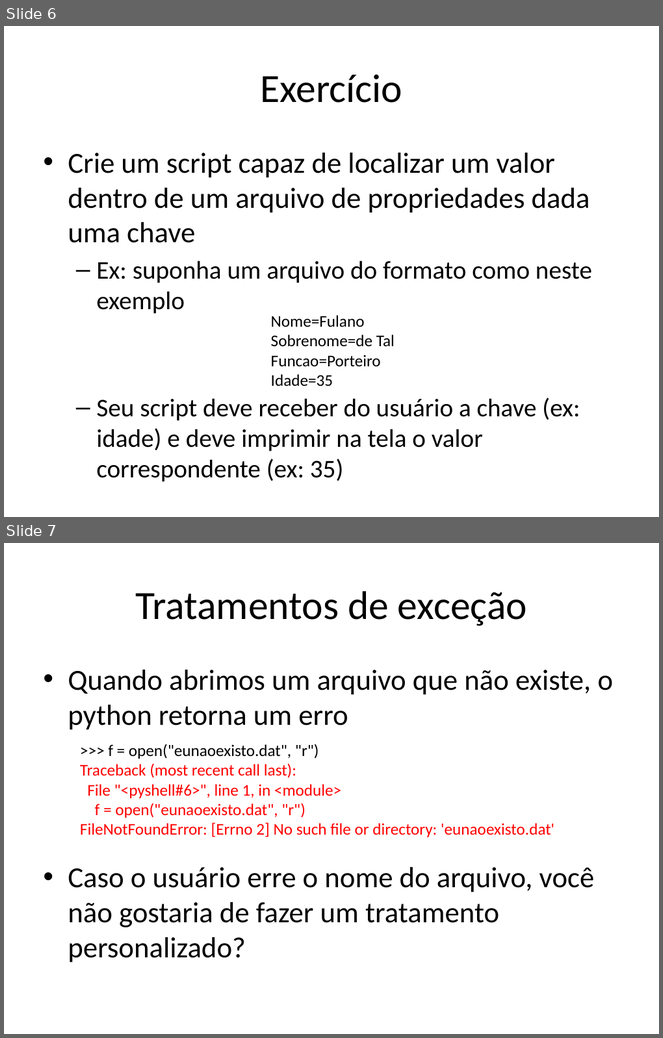
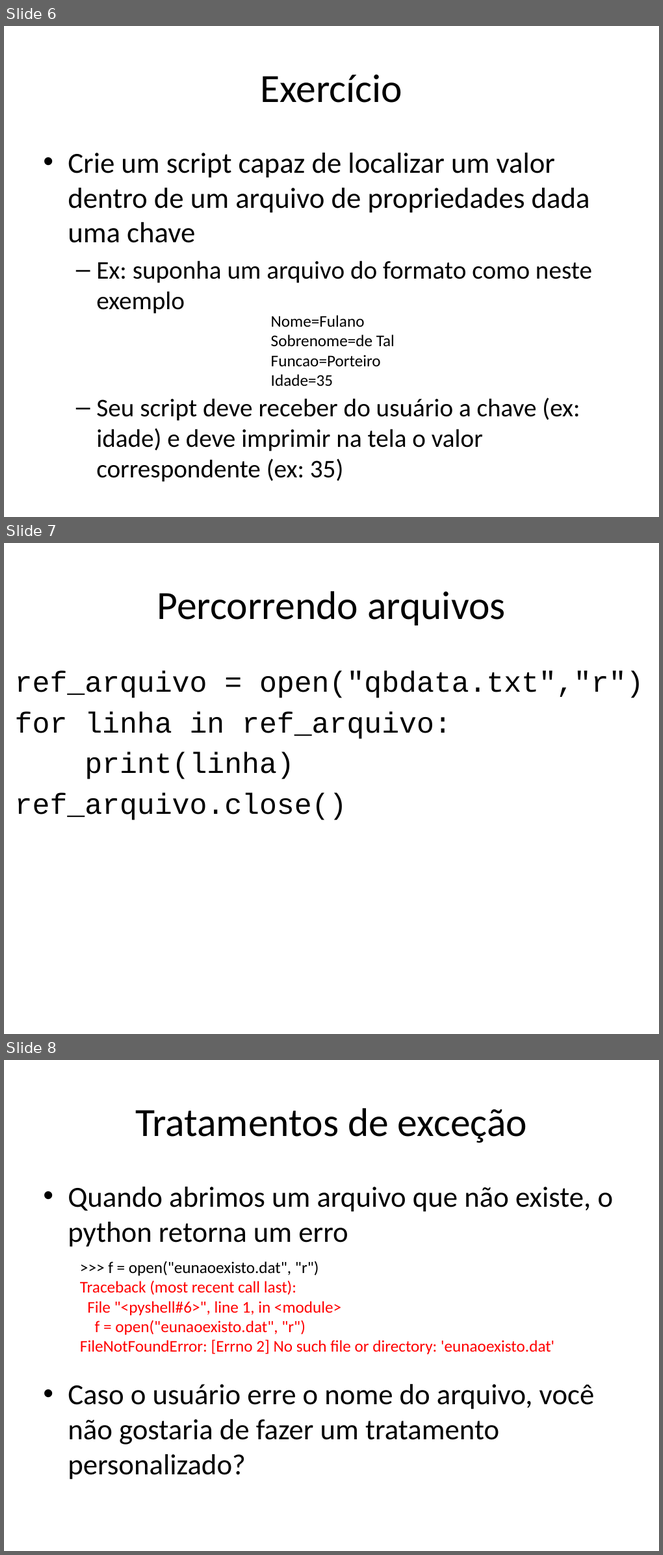
Before and after one commit to niviaquental/niviaquental.github.io, a slide deck: AutomacaoComScripts/Aula07-Arquivos/07-Arquivos.pptx. Shown one above the other, each under a label of ours: slides 6 and 7 before the commit, slides 6, 7 and 8 after it. The pictures are 663x1038 and 663x1555 pixels, drawn with LibreOffice and Linux fonts; fonts in the diff are those of the drawing; background and template pictures are left out. Boxes give left, top, right and bottom in pixels: in the first picture for what was removed or moved away, otherwise in the second. Text is boxed around its words. In the diff, an @@ line names an element or a change of style, - is before the commit and + after.

```diff
--- a/AutomacaoComScripts/Aula07-Arquivos/07-Arquivos.pptx
+++ b/AutomacaoComScripts/Aula07-Arquivos/07-Arquivos.pptx
@@ slide 7 added at [4,543,659,1034], background picture (left out) @@
@@ title added at [157,591,506,626], 44 pt, text #000000 @@
+Percorrendo arquivos
@@ text added at [15,671,644,821], 32 pt, text #000000 @@
+ref_arquivo = open("qbdata.txt","r")
+for linha in ref_arquivo:
+print(linha)
+ref_arquivo.close()
@@ what was slide 7 is now slide 8 @@
```
Also in this commit, not shown: 1 slide changed.
